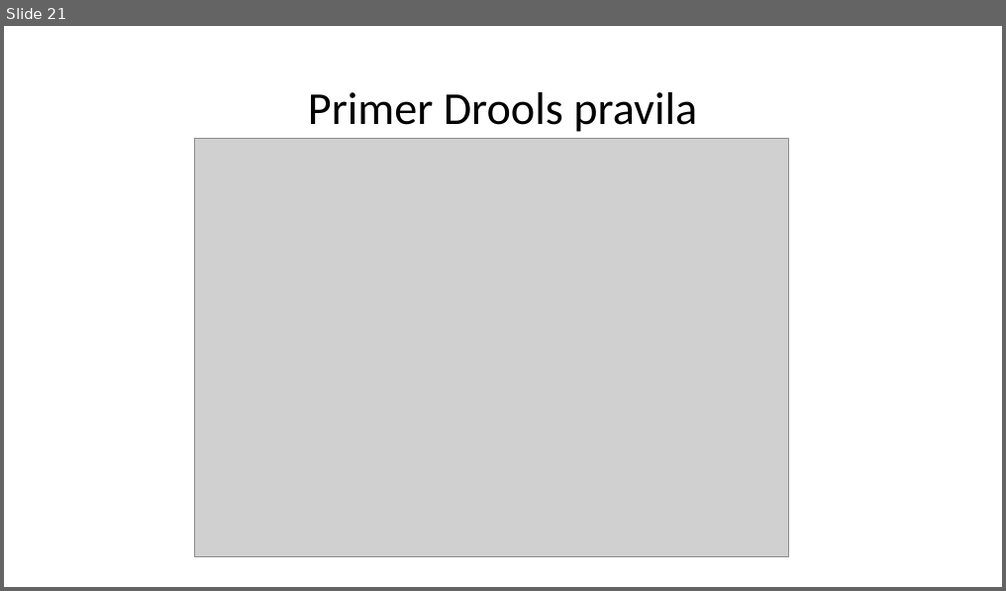
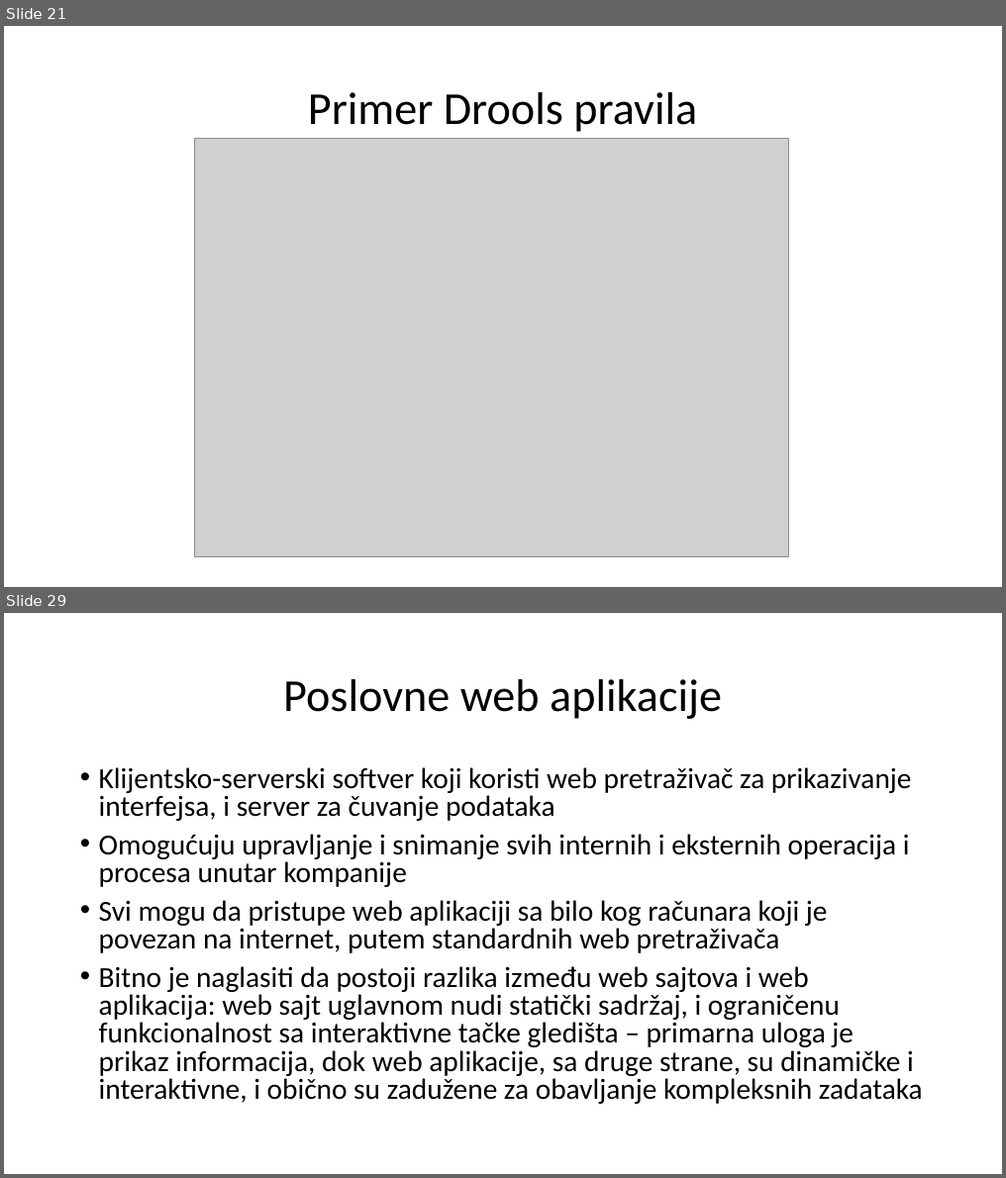
Before and after one commit to MileMiljanovic/StudentPortal, a slide deck: Rukovanje pravilima u poslovnim web aplikacijama.pptx. Shown one above the other, each under a label of ours: slide 21 before the commit, slides 21 and 29 after it; the slides between them are not shown. The pictures are 1006x591 and 1006x1178 pixels, drawn with LibreOffice and Linux fonts; fonts in the diff are those of the drawing; grey boxes stand for pictures. Boxes give left, top, right and bottom in pixels: in the first picture for what was removed or moved away, otherwise in the second. Text is boxed around its words. In the diff, an @@ line names an element or a change of style, - is before the commit and + after.

```diff
--- a/Rukovanje pravilima u poslovnim web aplikacijama.pptx
+++ b/Rukovanje pravilima u poslovnim web aplikacijama.pptx
@@ slide 29 added at <box>4,613,1002,1174</box>, background #FFFFFF @@
@@ title added at <box>283,679,722,719</box>, 44 pt, text #000000 @@
+Poslovne web aplikacije
@@ text added at <box>99,767,923,1104</box>, 28 pt, text #000000 @@
+• Klijentsko-serverski softver koji koristi web pretraživač za prikazivanje interfejsa, i server za čuvanje podataka
+• Omogućuju upravljanje i snimanje svih internih i eksternih operacija i procesa unutar kompanije
+• Svi mogu da pristupe web aplikaciji sa bilo kog računara koji je povezan na internet, putem standardnih web pretraživača
+• Bitno je naglasiti da postoji razlika između web sajtova i web aplikacija: web sajt uglavnom nudi statički sadržaj, i ograničenu funkcionalnost sa interaktivne tačke gledišta – primarna uloga je prikaz informacija, dok web aplikacije, sa druge strane, su dinamičke i interaktivne, i obično su zadužene za obavljanje kompleksnih zadataka
```
Also in this commit, not shown: 15 other slides added.
